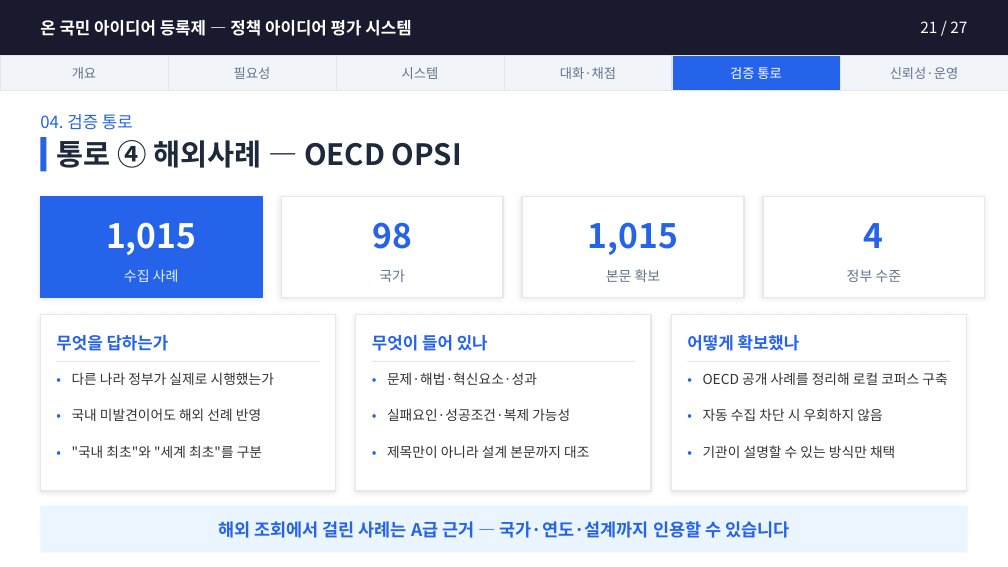
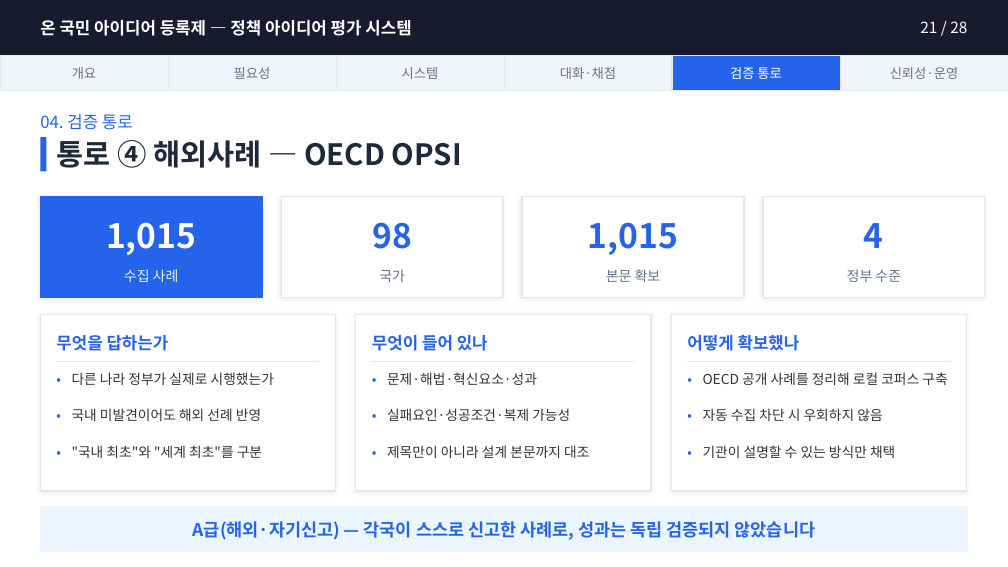
Before and after one commit to jason-j-kim/PYCON2017, a slide deck: slide 21 of docs/온국민아이디어등록제_설명자료.pptx. Drawn at 1008x567 pixels with LibreOffice and Linux fonts; fonts in the diff are those of the drawing. Boxes give left, top, right and bottom in pixels: in the first picture for what was removed or moved away, otherwise in the second. Text is boxed around its words. In the diff, an @@ line names an element or a change of style, - is before the commit and + after.

```diff
--- a/docs/온국민아이디어등록제_설명자료.pptx
+++ b/docs/온국민아이디어등록제_설명자료.pptx
@@ text at bbox=[920, 21, 967, 33]: text changed @@
-21 / 27
+21 / 28
@@ text at bbox=[193, 521, 815, 540]: text changed @@
-해외 조회에서 걸린 사례는 A급 근거 — 국가·연도·설계까지 인용할 수 있습니다
+A급(해외·자기신고) — 각국이 스스로 신고한 사례로, 성과는 독립 검증되지 않았습니다
```
Also in this commit, not shown: 26 other slides changed, 1 slide added, 1 other file.
